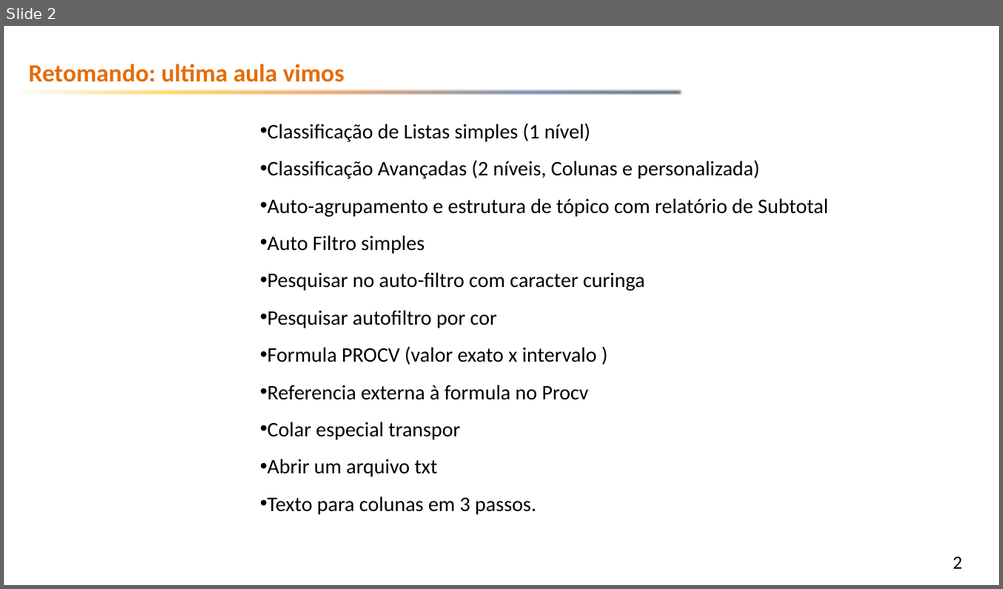
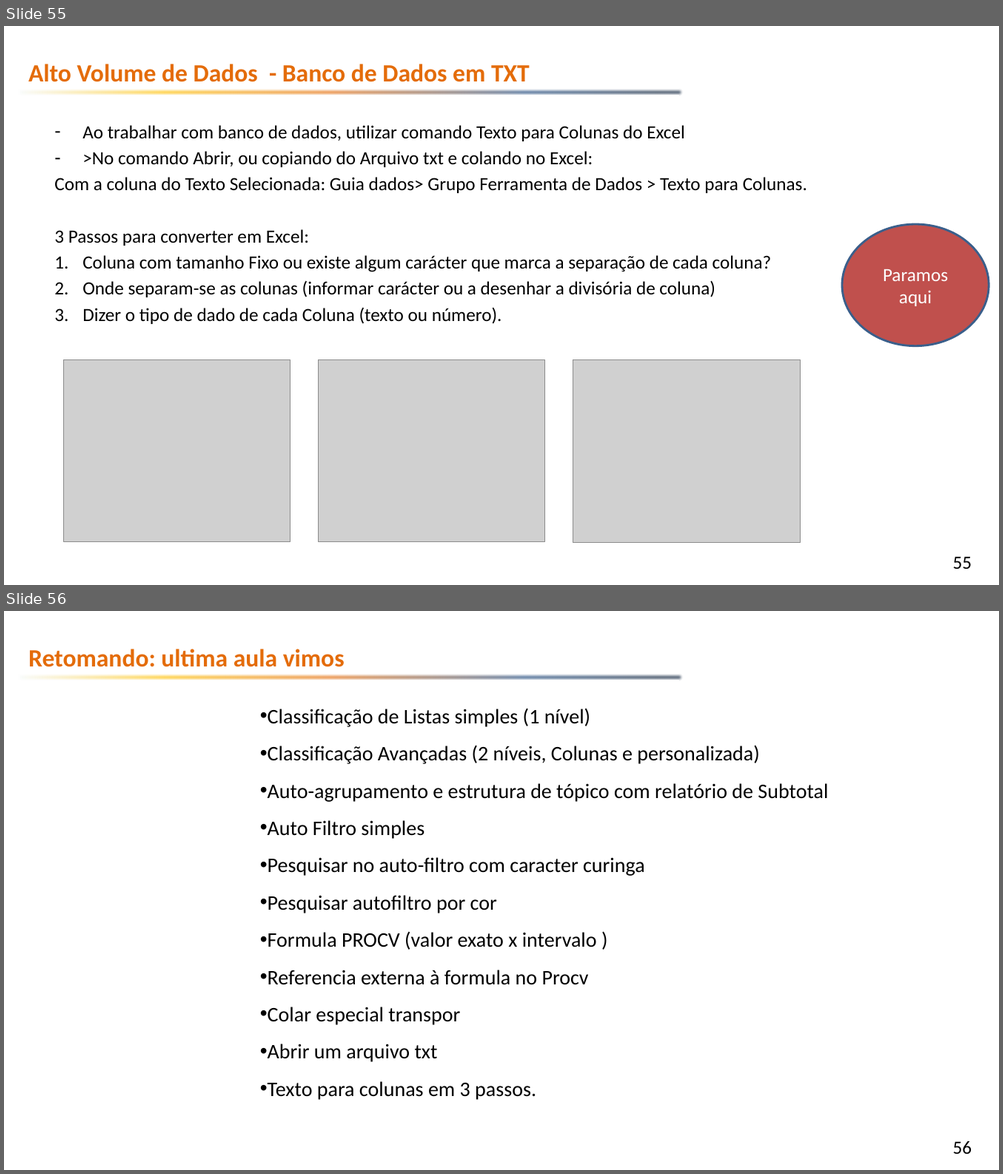
Before and after one commit to emerson-fenrir/Excel_Basico, a slide deck: Professor/Aula3.pptx. Shown one above the other, each under a label of ours: slide 2 before the commit, slides 55 and 56 after it. The pictures are 1003x589 and 1003x1174 pixels, drawn with LibreOffice and Linux fonts; fonts in the diff are those of the drawing; grey boxes stand for pictures; background and template pictures are left out. Boxes give left, top, right and bottom in pixels: in the first picture for what was removed or moved away, otherwise in the second. Text is boxed around its words. In the diff, an @@ line names an element or a change of style, - is before the commit and + after.

Commit message:
Aula 5 - 3 para natal

```diff
--- a/Professor/Aula3.pptx
+++ b/Professor/Aula3.pptx
@@ slide 55 added at (x1=4, y1=26, x2=999, y2=585), background picture (left out); not listed: 2 template elements that a slide beside it also shows @@
@@ text added at (x1=28, y1=64, x2=529, y2=82), 24 pt, text #E46C0A, bold @@
+Alto Volume de Dados - Banco de Dados em TXT
@@ text added at (x1=54, y1=125, x2=807, y2=324), 18 pt, text #000000 @@
+– Ao trabalhar com banco de dados, utilizar comando Texto para Colunas do Excel
+– >No comando Abrir, ou copiando do Arquivo txt e colando no Excel:
+Com a coluna do Texto Selecionada: Guia dados> Grupo Ferramenta de Dados > Texto para Colunas.
+3 Passos para converter em Excel:
+1. Coluna com tamanho Fixo ou existe algum carácter que marca a separação de cada coluna?
+2. Onde separam-se as colunas (informar carácter ou a desenhar a divisória de coluna)
+3. Dizer o tipo de dado de cada Coluna (texto ou número).
@@ ellipse added at (x1=842, y1=224, x2=989, y2=346), fill #C0504D, outline #3A5F8C 2 pt, 18 pt, text #FFFFFF @@
+Paramos aqui
@@ picture added at (x1=64, y1=360, x2=290, y2=543) @@
@@ picture added at (x1=318, y1=360, x2=545, y2=543) @@
@@ picture added at (x1=573, y1=360, x2=801, y2=543) @@
@@ what was slide 2 is now slide 56 @@
@@ page number at (x1=953, y1=1142, x2=972, y2=1155): text changed @@
-2
+56
```
Also in this commit, not shown: 6 slides changed, 66 other slides added, 1 other file.
